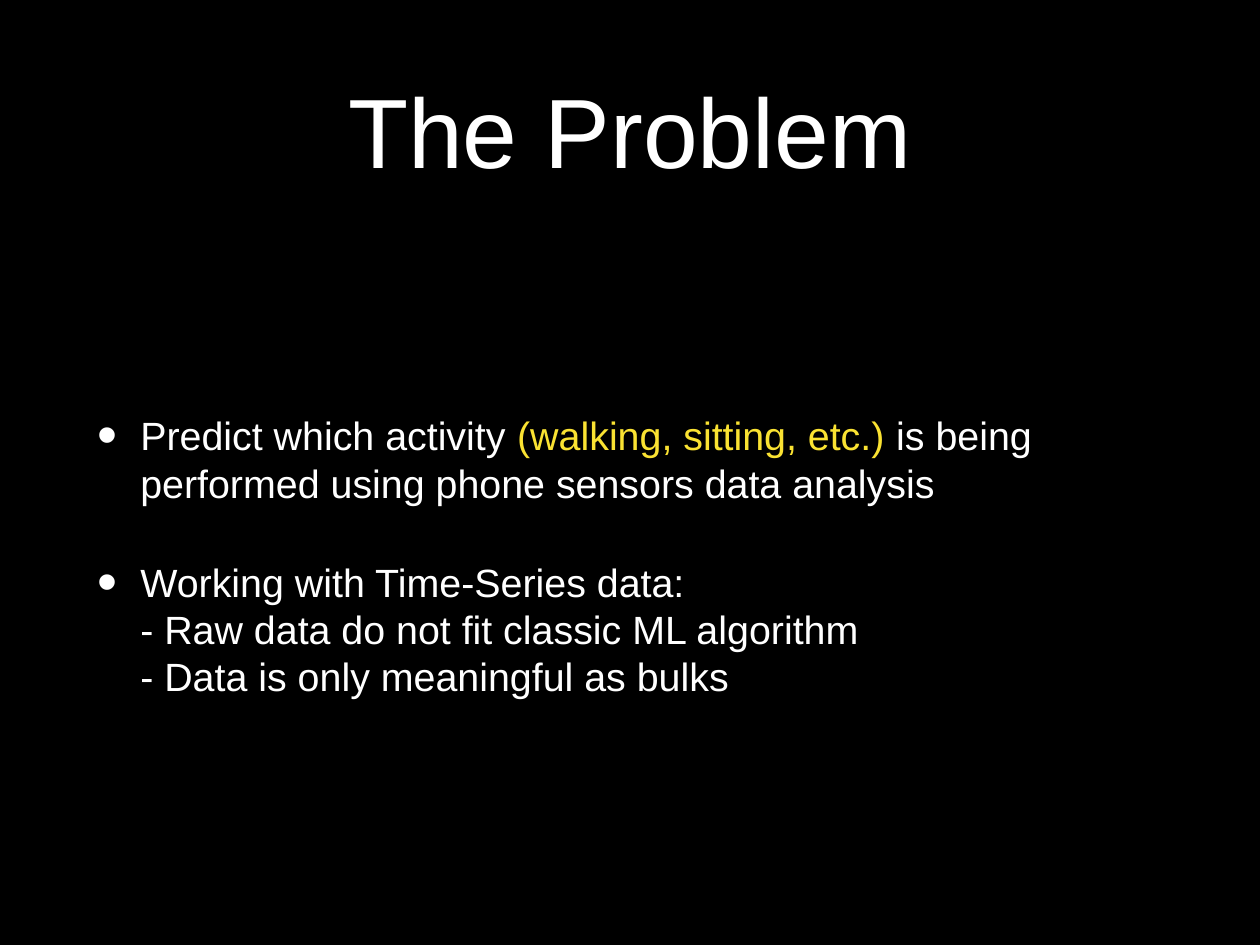
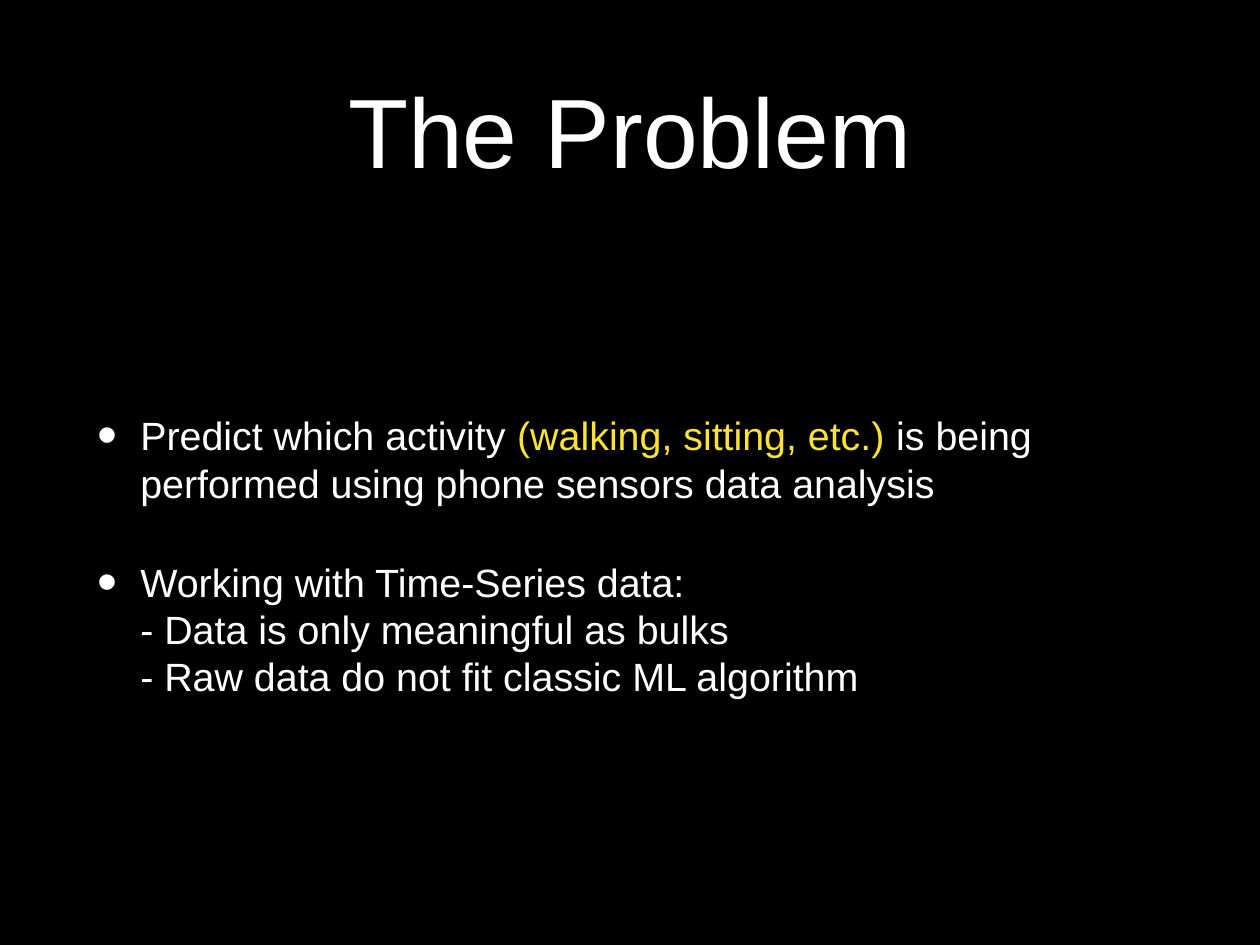
Before and after one commit to idocal/motionsense, a slide deck: slide 2 of MotionSenese/Presentation1.pptx. Drawn at 1260x945 pixels with LibreOffice and Linux fonts; fonts in the diff are those of the drawing; background and template pictures are left out. Boxes give left, top, right and bottom in pixels: in the first picture for what was removed or moved away, otherwise in the second. Text is boxed around its words. In the diff, an @@ line names an element or a change of style, - is before the commit and + after.

Commit message:
pptx updated

```diff
--- a/MotionSenese/Presentation1.pptx
+++ b/MotionSenese/Presentation1.pptx
@@ text at (140,568,858,699): text changed @@
-• Working with Time-Series data:
-  - Raw data do not fit classic ML algorithm
-  - Data is only meaningful as bulks
+• Working with Time-Series data:
+  - Data is only meaningful as bulks
+  - Raw data do not fit classic ML algorithm
```
Also in this commit, not shown: 1 other slide changed.
